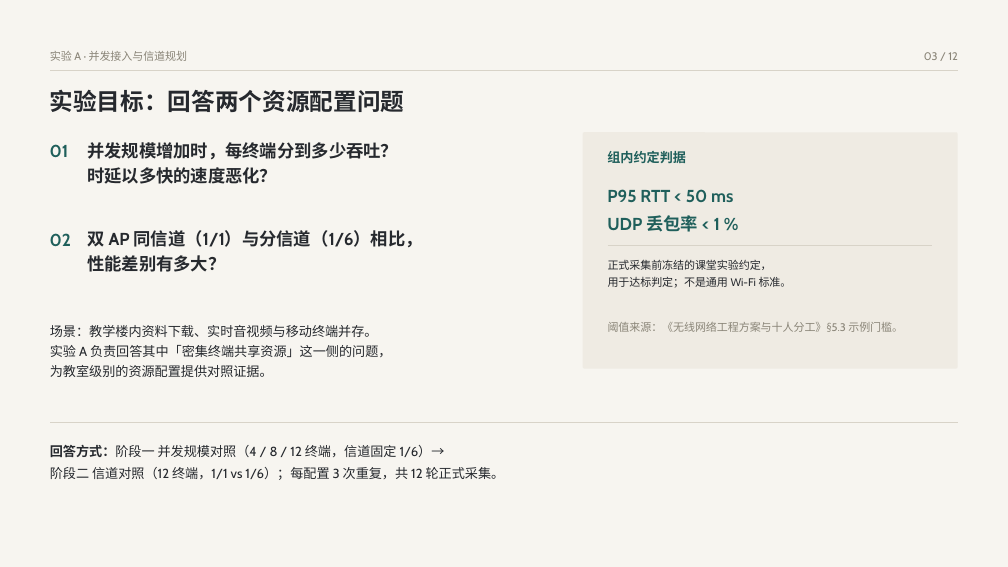
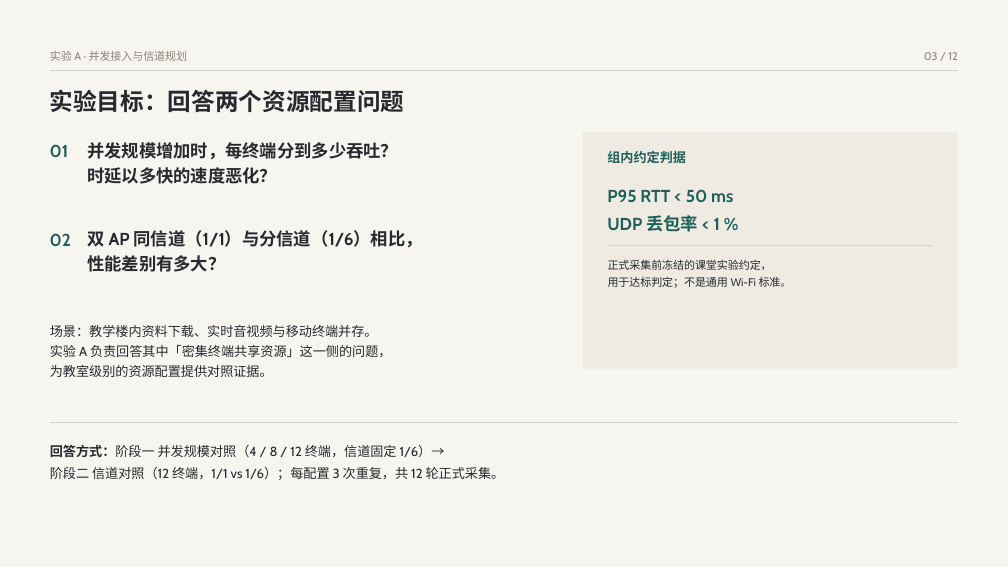
Before and after one commit to Arieaaa/CNC-GR, a slide deck: slide 3 of 4/ppt/expA_deck.pptx. Drawn at 1008x567 pixels with LibreOffice and Linux fonts; fonts in the diff are those of the drawing. Boxes give left, top, right and bottom in pixels: in the first picture for what was removed or moved away, otherwise in the second. Text is boxed around its words. In the diff, an @@ line names an element or a change of style, - is before the commit and + after.

```diff
--- a/4/ppt/expA_deck.pptx
+++ b/4/ppt/expA_deck.pptx
@@ text removed at bbox=[608, 322, 903, 332] @@
-阈值来源：《无线网络工程方案与十人分工》§5.3 示例门槛。
```
Also in this commit, not shown: 5 other slides changed.
